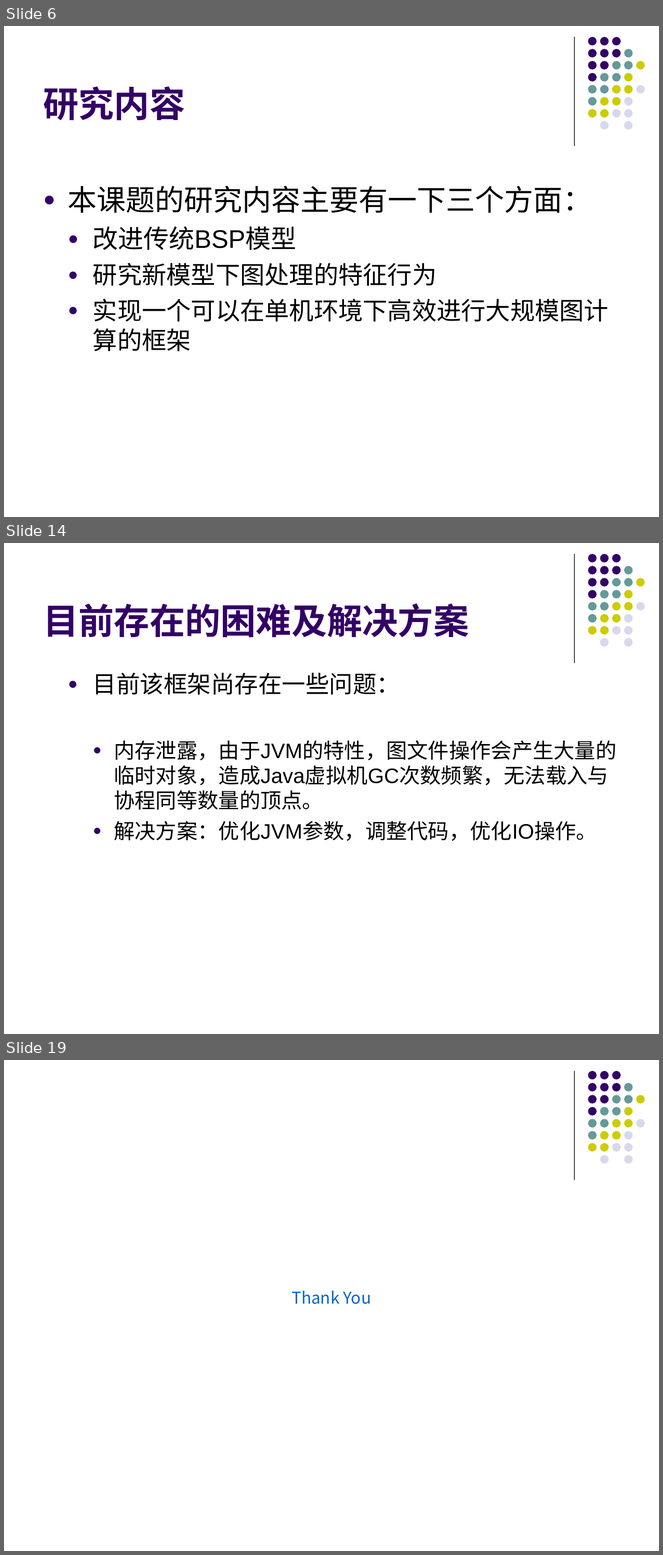
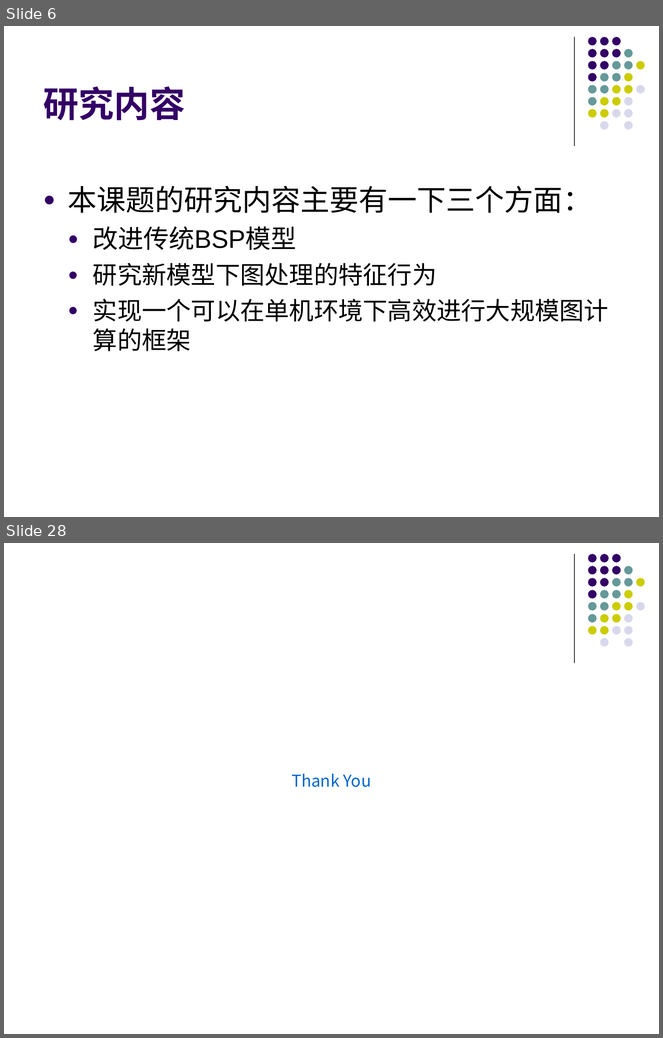
Before and after one commit to gitDangerSnake/dalunwen, a slide deck: graph.ppt. Shown one above the other, each under a label of ours: slides 6, 14 and 19 before the commit, slides 6 and 28 after it; the slides between them are not shown. The pictures are 663x1555 and 663x1038 pixels, drawn with LibreOffice and Linux fonts; fonts in the diff are those of the drawing. Boxes give left, top, right and bottom in pixels: in the first picture for what was removed or moved away, otherwise in the second. Text is boxed around its words. In the diff, an @@ line names an element or a change of style, - is before the commit and + after.

```diff
--- a/graph.ppt
+++ b/graph.ppt
@@ slide 14 removed at <box>4,543,659,1034</box>, background #FFFFFF; not listed: 32 template elements that a slide beside it also shows @@
@@ title removed at <box>43,603,469,638</box> @@
-目前存在的困难及解决方案
@@ text removed at <box>93,672,617,841</box> @@
-  ● 目前该框架尚存在一些问题：
-    ● 内存泄露，由于JVM的特性，图文件操作会产生大量的临时对象，造成Java虚拟机GC次数频繁，无法载入与协程同等数量的顶点。
-    ● 解决方案：优化JVM参数，调整代码，优化IO操作。
@@ what was slide 19 is now slide 28 @@
```
Also in this commit, not shown: 5 slides changed, 18 slides added, 8 other slides removed, 10 other files.
